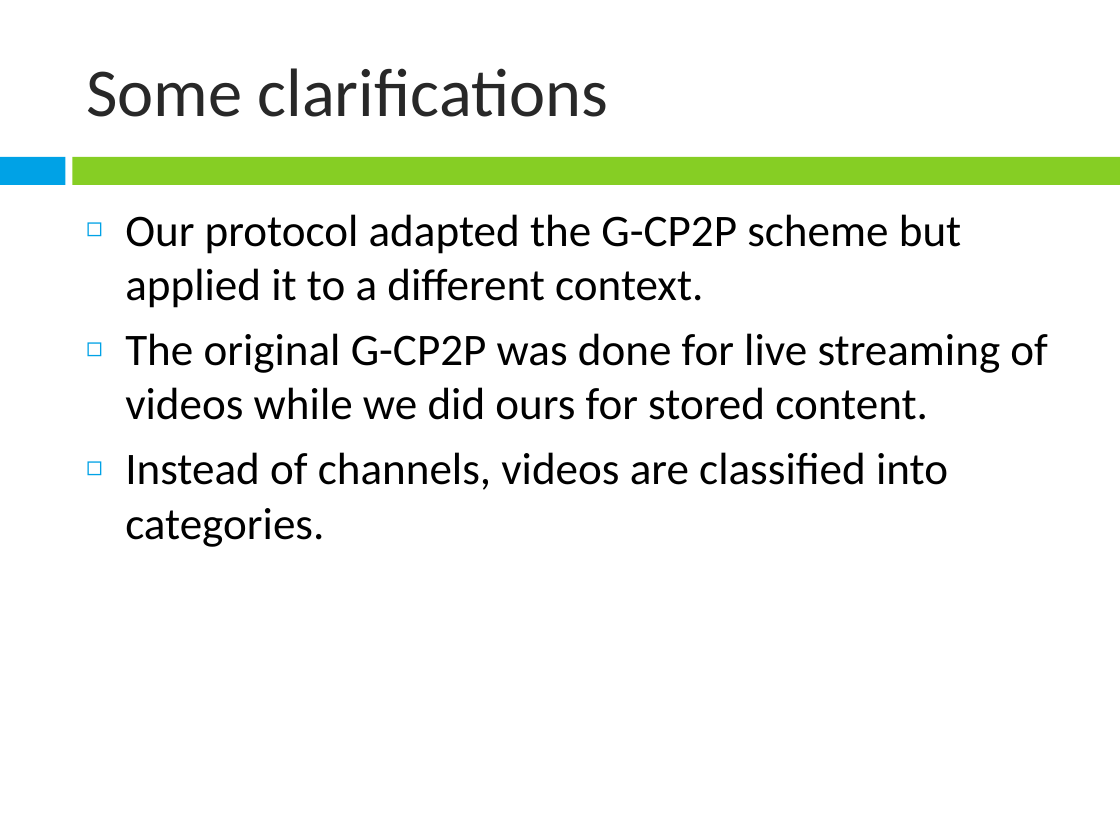
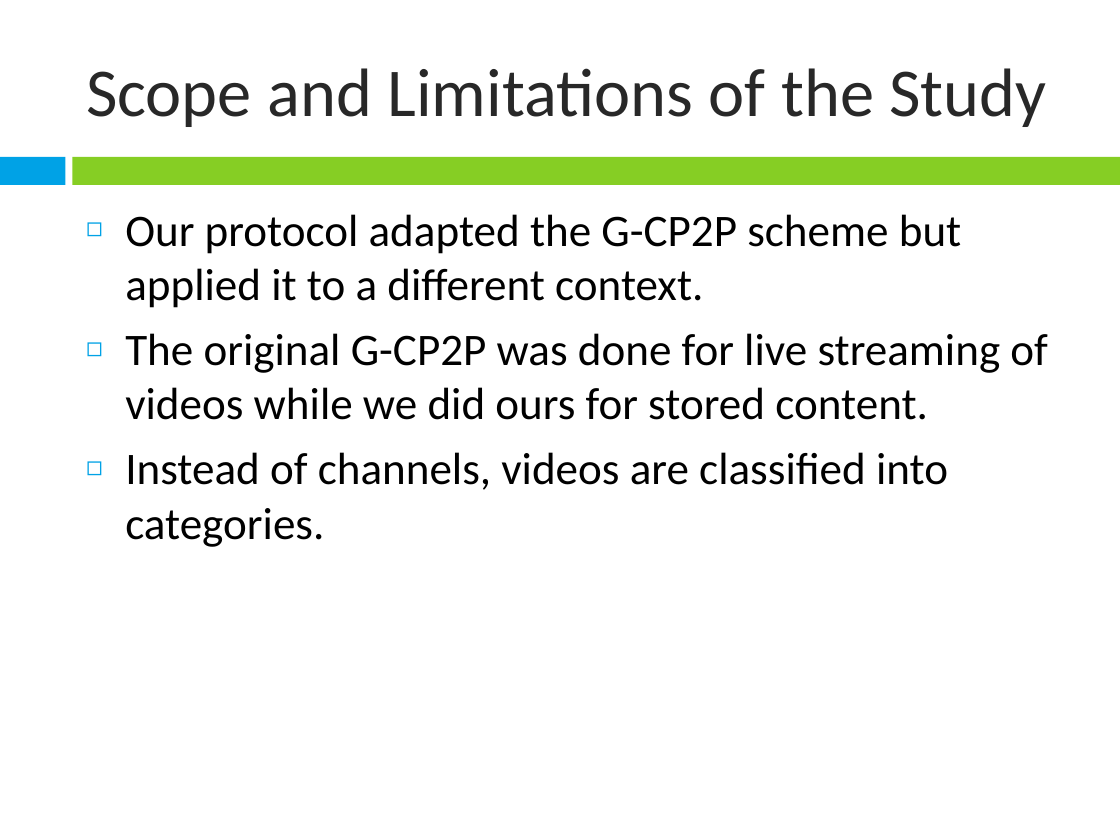
Before and after one commit to janeriongcol/ndsg-chupacabra, a slide deck: slide 35 of Presentations/Thesis Presentation.pptx (slide 36 before the commit). Drawn at 1120x840 pixels with LibreOffice and Linux fonts; fonts in the diff are those of the drawing. Boxes give left, top, right and bottom in pixels: in the first picture for what was removed or moved away, otherwise in the second. Text is boxed around its words. In the diff, an @@ line names an element or a change of style, - is before the commit and + after.

```diff
--- a/Presentations/Thesis Presentation.pptx
+++ b/Presentations/Thesis Presentation.pptx
@@ title at (86,68,1047,127): text changed @@
-Some clarifications
+Scope and Limitations of the Study
```
Also in this commit, not shown: 5 other slides changed.
